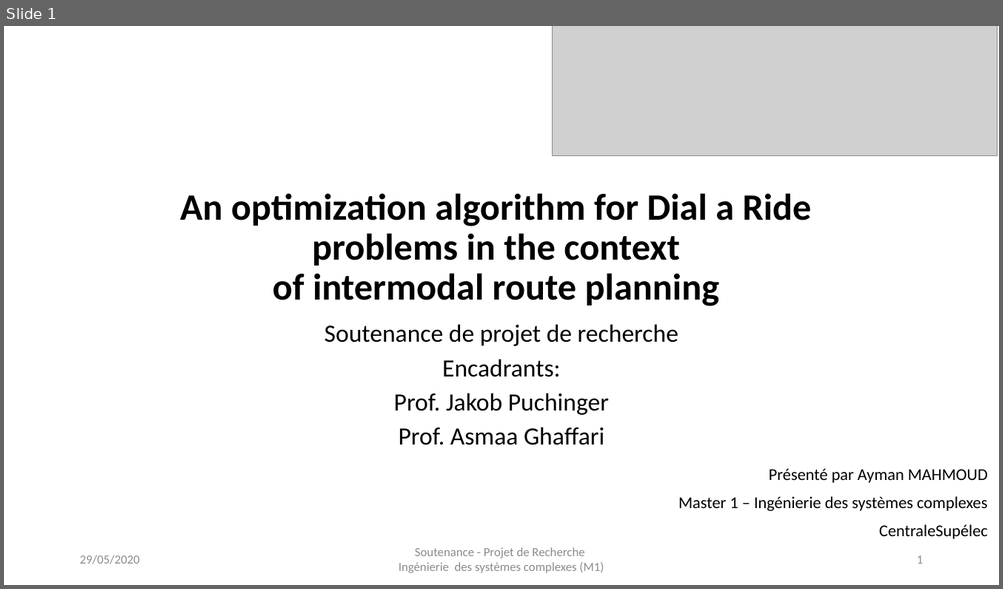
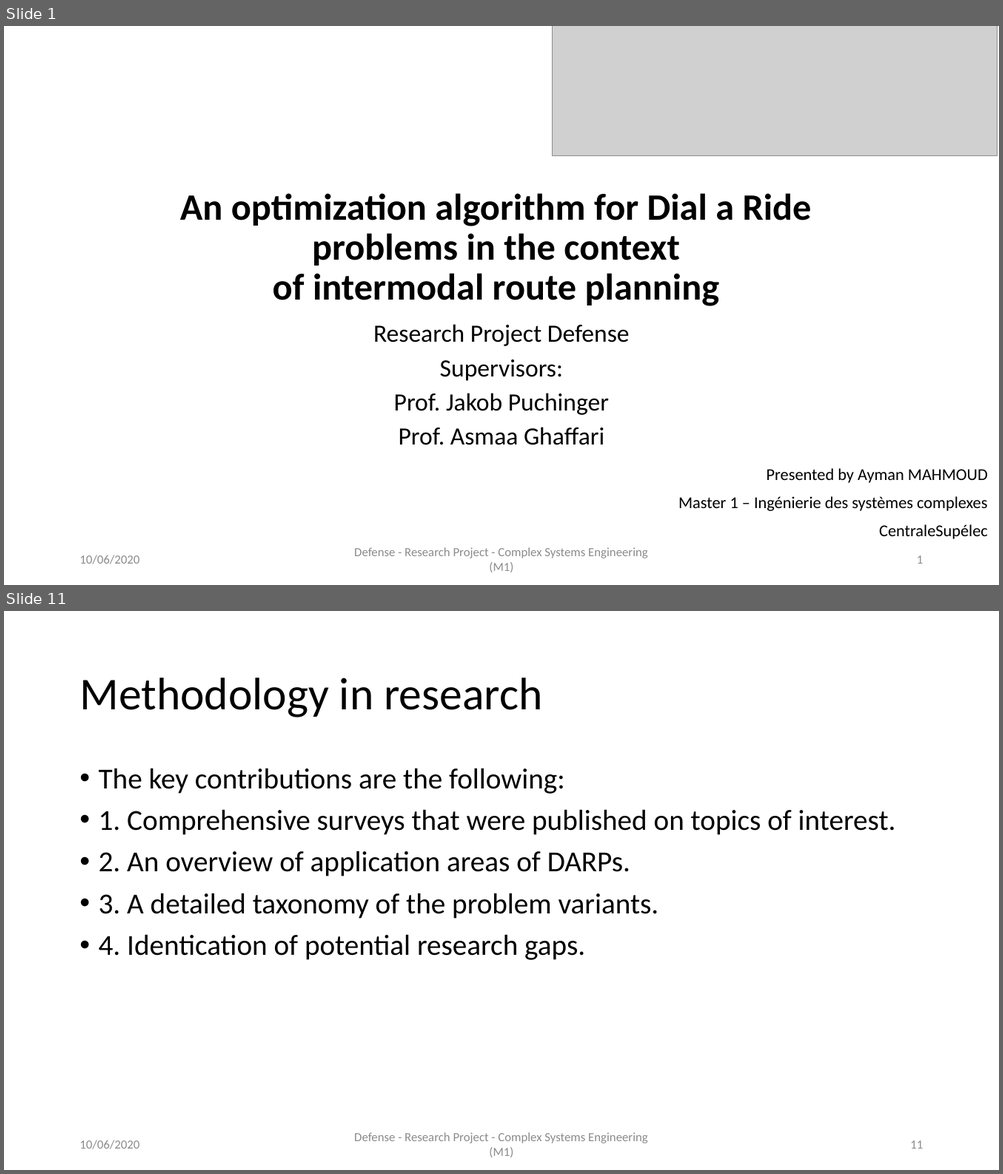
Before and after one commit to AymanABDELHAMID/OD_MTO_DARP, a slide deck: Presentation/presentation_AymanMahmoud.pptx. Shown one above the other, each under a label of ours: slide 1 before the commit, slides 1 and 11 after it; the slides between them are not shown. The pictures are 1003x589 and 1003x1174 pixels, drawn with LibreOffice and Linux fonts; fonts in the diff are those of the drawing; grey boxes stand for pictures. Boxes give left, top, right and bottom in pixels: in the first picture for what was removed or moved away, otherwise in the second. Text is boxed around its words. In the diff, an @@ line names an element or a change of style, - is before the commit and + after.

```diff
--- a/Presentation/presentation_AymanMahmoud.pptx
+++ b/Presentation/presentation_AymanMahmoud.pptx
@@ slide 11 added at [4, 611, 999, 1170], background #FFFFFF @@
@@ title added at [79, 678, 542, 718], 44 pt, text #000000 @@
+Methodology in research
@@ text added at [99, 768, 896, 960], 28 pt, text #000000 @@
+• The key contributions are the following:
+• 1. Comprehensive surveys that were published on topics of interest.
+• 2. An overview of application areas of DARPs.
+• 3. A detailed taxonomy of the problem variants.
+• 4. Identication of potential research gaps.
@@ text added at [79, 1140, 139, 1150], 12 pt, text #8C8C8C @@
+10/06/2020
@@ text added at [354, 1133, 648, 1158], 12 pt, text #8C8C8C @@
+Defense - Research Project - Complex Systems Engineering (M1)
@@ page number added at [910, 1141, 922, 1149], 12 pt, text #8C8C8C @@
+11
@@ slide 1 changed as well @@
@@ subtitle at [373, 324, 629, 381]: text changed @@
-Soutenance de projet de recherche
-Encadrants:
+Research Project Defense
+Supervisors:
@@ text at [766, 469, 987, 483]: text changed @@
-Présenté par Ayman MAHMOUD
+Presented by Ayman MAHMOUD
@@ text at [79, 555, 139, 565]: text changed @@
-29/05/2020
+10/06/2020
@@ text at [354, 548, 648, 573]: text changed @@
-Soutenance - Projet de Recherche
-Ingénierie des systèmes complexes (M1)
+Defense - Research Project - Complex Systems Engineering (M1)
```
Also in this commit, not shown: 9 other slides changed, 21 other slides added, 8 slides removed, 3 other files.
